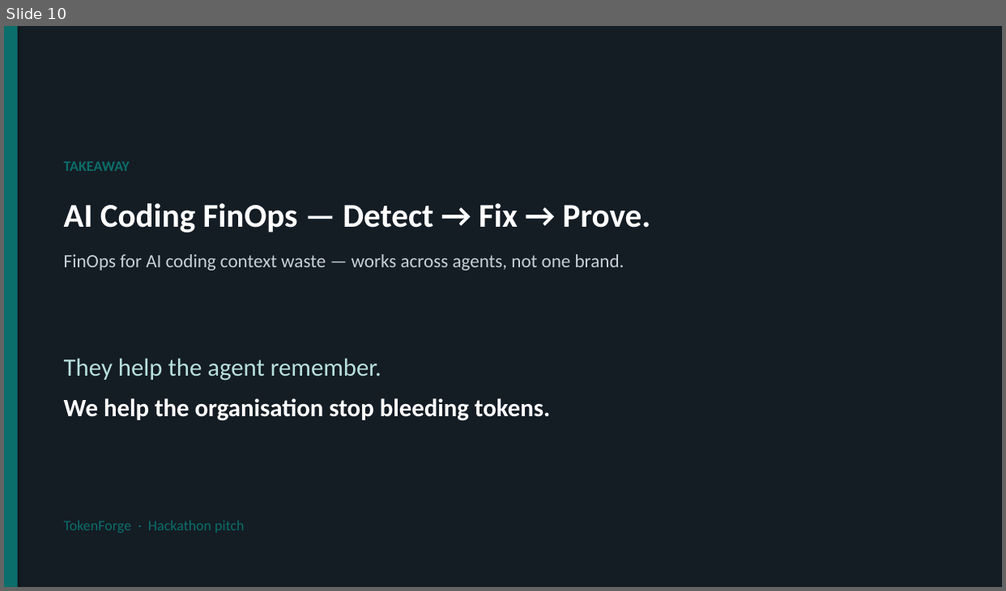
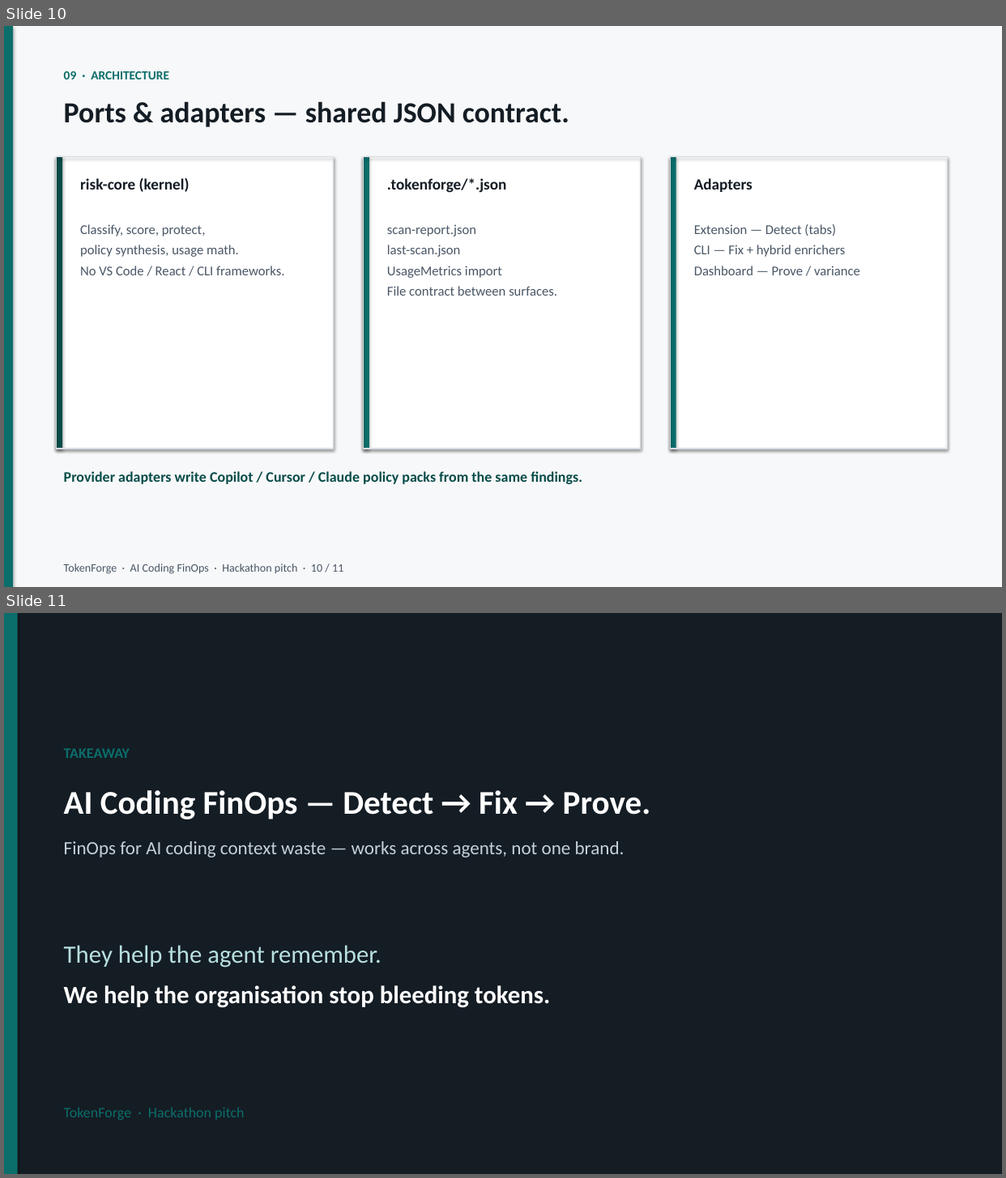
Before and after one commit to JordyNicholas/TokenForge, a slide deck: docs/pitch/TokenForge-Pitch.pptx. Shown one above the other, each under a label of ours: slide 10 before the commit, slides 10 and 11 after it. The pictures are 1006x591 and 1006x1178 pixels, drawn with LibreOffice and Linux fonts; fonts in the diff are those of the drawing. Boxes give left, top, right and bottom in pixels: in the first picture for what was removed or moved away, otherwise in the second. Text is boxed around its words. In the diff, an @@ line names an element or a change of style, - is before the commit and + after.

```diff
--- a/docs/pitch/TokenForge-Pitch.pptx
+++ b/docs/pitch/TokenForge-Pitch.pptx
@@ slide 10 added at <box>4,26,1002,587</box>, background #FFFFFF @@
@@ rectangle added at <box>4,26,1002,587</box>, fill #F7F8F9 @@
@@ rectangle added at <box>4,26,13,587</box>, fill #0B6E6A @@
@@ text added at <box>64,71,169,79</box>, 12 pt, text #0B6E6A, bold @@
+09 · ARCHITECTURE
@@ text added at <box>64,101,569,127</box>, 28 pt, text #141C24, bold @@
+Ports & adapters — shared JSON contract.
@@ rectangle added at <box>57,157,334,449</box>, fill #FFFFFF @@
@@ rectangle added at <box>57,157,62,449</box>, fill #084C49 @@
@@ rectangle added at <box>57,157,334,449</box>, outline #D8DEE5 1 pt @@
@@ rectangle added at <box>364,157,641,449</box>, fill #FFFFFF @@
@@ rectangle added at <box>364,157,369,449</box>, fill #0B6E6A @@
@@ rectangle added at <box>364,157,641,449</box>, outline #D8DEE5 1 pt @@
@@ rectangle added at <box>671,157,948,449</box>, fill #FFFFFF @@
@@ rectangle added at <box>671,157,676,449</box>, fill #0B6E6A @@
@@ rectangle added at <box>671,157,948,449</box>, outline #D8DEE5 1 pt @@
@@ text added at <box>80,178,189,192</box>, 15 pt, text #141C24, bold @@
+risk-core (kernel)
@@ text added at <box>387,178,507,193</box>, 15 pt, text #141C24, bold @@
+.tokenforge/*.json
@@ text added at <box>694,178,752,192</box>, 15 pt, text #141C24, bold @@
+Adapters
@@ text added at <box>80,224,284,275</box>, 13 pt, text #4A5766 @@
+Classify, score, protect,
+policy synthesis, usage math.
+No VS Code / React / CLI frameworks.
@@ text added at <box>387,224,557,296</box>, 13 pt, text #4A5766 @@
+scan-report.json
+last-scan.json
+UsageMetrics import
+File contract between surfaces.
@@ text added at <box>694,224,860,275</box>, 13 pt, text #4A5766 @@
+Extension — Detect (tabs)
+CLI — Fix + hybrid enrichers
+Dashboard — Prove / variance
@@ text added at <box>64,472,582,484</box>, 14 pt, text #084C49, bold @@
+Provider adapters write Copilot / Cursor / Claude policy packs from the same findings.
@@ text added at <box>64,564,343,574</box>, 11 pt, text #4A5766 @@
+TokenForge · AI Coding FinOps · Hackathon pitch · 10 / 11
@@ what was slide 10 is now slide 11 @@
```
Also in this commit, not shown: 6 slides changed, 2 other slides added, 2 slides removed, 2 other files.
